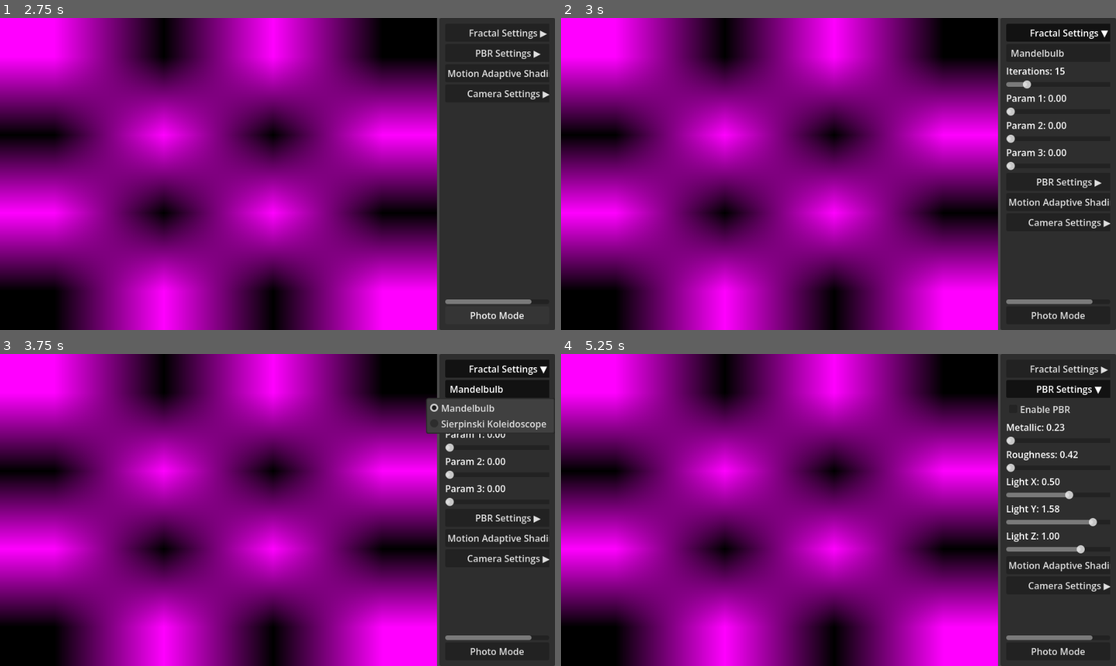
Above: before the commit, frames 1-4 (two rows, left to right).
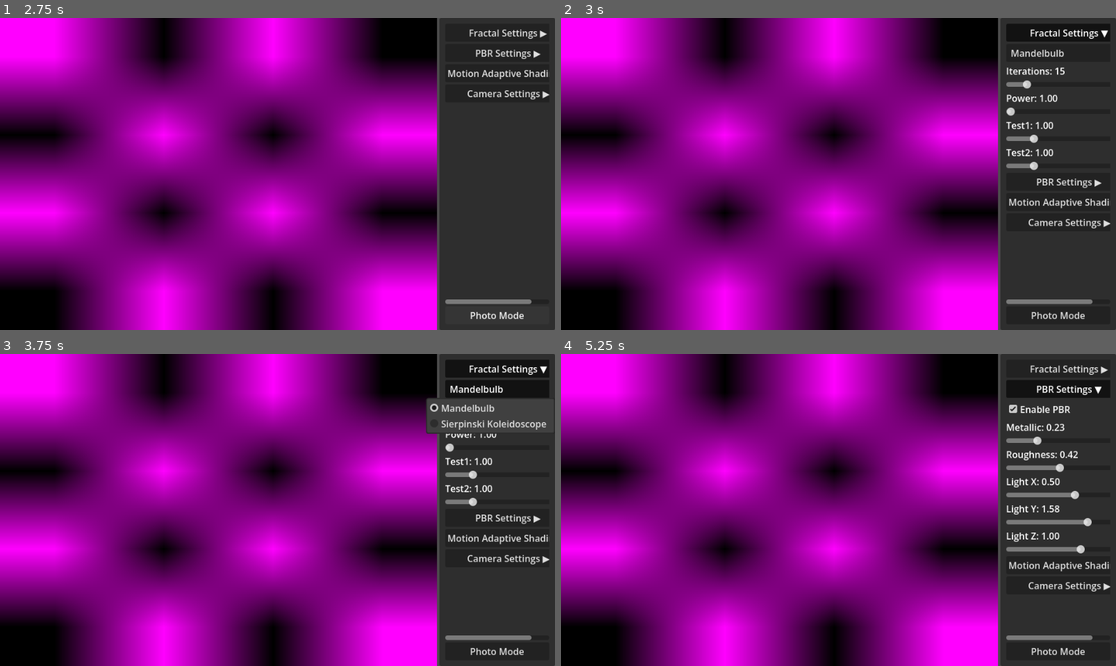
Above: after the commit, the same moments.

Repository: Peter-Pyshnyy/fractal-renderer
Game: Godot game, scene res://modules/renderer/FractalRenderer.tscn
Same seed, same stepped clock (60 frames per second), same inputs: the game is played once before the commit and once after it.
Inputs:
- Up to frame 1 (2.75 s): click "Motion Adaptive Shading ▶" at 0.5 s; click "Motion Adaptive Shading ▼" at 1.25 s; click "Photo Mode" at 2 s
- Up to frame 2 (3 s): click "Fractal Settings ▶" at 2.75 s
- Up to frame 3 (3.75 s): click "Mandelbulb" at 3.5 s
- Up to frame 4 (5.25 s): click "Fractal Settings ▼" at 4.25 s; click "PBR Settings ▶" at 5 s

Frame 1 is identical in both runs. In frame 2, 0.6% of the frame differs, in the area x 80-92%, y 24-49%; in frame 3, 0.6%; in frame 4, 0.5%.
Error before the commit: Parse Error: Function "_mark_motion" has the same name as a previously declared function. (res://scripts/renderer_controller.gd:329)
Error after the commit: Cannot call method 'texture_create' on a null value. (res://scripts/renderer_controller.gd:72)

Commit message:
Fix data layout

Diff:
--- a/modules/renderer/FractalRenderer.tscn
+++ b/modules/renderer/FractalRenderer.tscn
@@ -135,7 +135,6 @@
 layout_mode = 2
 value = 15.0
 
-
 [node name="FractalParamRow1" type="VBoxContainer" parent="UI_Root/MainSplit/Sidebar/MarginContainer/VBoxContainer/ScrollContainer/AccordionMenu/Section_Fractal_Content"]
 layout_mode = 2
 
@@ -184,7 +183,6 @@
 
 [node name="MetallicSlider" type="HSlider" parent="UI_Root/MainSplit/Sidebar/MarginContainer/VBoxContainer/ScrollContainer/AccordionMenu/Section_PBR_Content"]
 layout_mode = 2
-value = 0.23
 
 [node name="RoughnessLbl" type="Label" parent="UI_Root/MainSplit/Sidebar/MarginContainer/VBoxContainer/ScrollContainer/AccordionMenu/Section_PBR_Content"]
 layout_mode = 2
@@ -192,7 +190,6 @@
 
 [node name="RoughnessSlider" type="HSlider" parent="UI_Root/MainSplit/Sidebar/MarginContainer/VBoxContainer/ScrollContainer/AccordionMenu/Section_PBR_Content"]
 layout_mode = 2
-value = 0.42
 
 [node name="LightXLbl" type="Label" parent="UI_Root/MainSplit/Sidebar/MarginContainer/VBoxContainer/ScrollContainer/AccordionMenu/Section_PBR_Content"]
 layout_mode = 2
@@ -200,7 +197,6 @@
 
 [node name="LightXSlider" type="HSlider" parent="UI_Root/MainSplit/Sidebar/MarginContainer/VBoxContainer/ScrollContainer/AccordionMenu/Section_PBR_Content"]
 layout_mode = 2
-value = 0.495
 
 [node name="LightYLbl" type="Label" parent="UI_Root/MainSplit/Sidebar/MarginContainer/VBoxContainer/ScrollContainer/AccordionMenu/Section_PBR_Content"]
 layout_mode = 2
@@ -208,7 +204,7 @@
 
 [node name="LightYSlider" type="HSlider" parent="UI_Root/MainSplit/Sidebar/MarginContainer/VBoxContainer/ScrollContainer/AccordionMenu/Section_PBR_Content"]
 layout_mode = 2
-value = 1.58
+value = 2.0
 
 [node name="LightZLbl" type="Label" parent="UI_Root/MainSplit/Sidebar/MarginContainer/VBoxContainer/ScrollContainer/AccordionMenu/Section_PBR_Content"]
 layout_mode = 2
@@ -252,7 +248,6 @@
 
 [node name="SensitivitySlider" type="HSlider" parent="UI_Root/MainSplit/Sidebar/MarginContainer/VBoxContainer/ScrollContainer/AccordionMenu/Section_Camera_Content"]
 layout_mode = 2
-value = 0.017
 
 [node name="SmoothOrbitToggle" type="CheckBox" parent="UI_Root/MainSplit/Sidebar/MarginContainer/VBoxContainer/ScrollContainer/AccordionMenu/Section_Camera_Content"]
 layout_mode = 2
--- a/scripts/renderer_controller.gd
+++ b/scripts/renderer_controller.gd
@@ -250,28 +250,24 @@
 	var col0 = Global.g_active_material.color0
 	var col1 = Global.g_active_material.color1
 	var pc_bytes := PackedByteArray()
-
 	pc_bytes.append_array(PackedFloat32Array([
-		params[0], params[1], params[2], params[3],
-		params[4], params[5], params[6], params[7],
-
-		col0.r, col0.g, col0.b, 1.0,
-		col1.r, col1.g, col1.b, 1.0,
-		u_metallic,
-		u_roughness,
-		u_lightDir.x, u_lightDir.y, u_lightDir.z, 0.0,
+	params[0], params[1], params[2], params[3],
+	params[4], params[5], params[6], params[7],
+	col0.r, col0.g, col0.b, 1.0,
+	col1.r, col1.g, col1.b, 1.0,
+	u_lightDir.x, u_lightDir.y, u_lightDir.z, 0.0,
+	u_metallic,
+	u_roughness,
 	]).to_byte_array())
-
 	pc_bytes.append_array(PackedInt32Array([
-		1 if use_pbr else 0,
-		current_res_scale
+	1 if use_pbr else 0,
+	current_res_scale,
 	]).to_byte_array())
-
 	pc_bytes.append_array(PackedFloat32Array([
-		taa_jitter.x,
-		taa_jitter.y,
-		taa_history_weight,
-		0.0,
+	taa_jitter.x,
+	taa_jitter.y,
+	taa_history_weight,
+	0.0,
 	]).to_byte_array())
 
 	rd.compute_list_set_push_constant(list, pc_bytes, pc_bytes.size())
@@ -322,10 +318,6 @@
 	current_res_scale = 1
 	camera_rig.is_moving = false
 
-func _mark_motion():
-	camera_rig._mark_motion()
-
-
 func _mark_motion() -> void:
 	accumulation_samples = 0
 	taa_history_weight = 0.0
Not shown, changed: shaders/includes/shared_data.gdshaderinc
